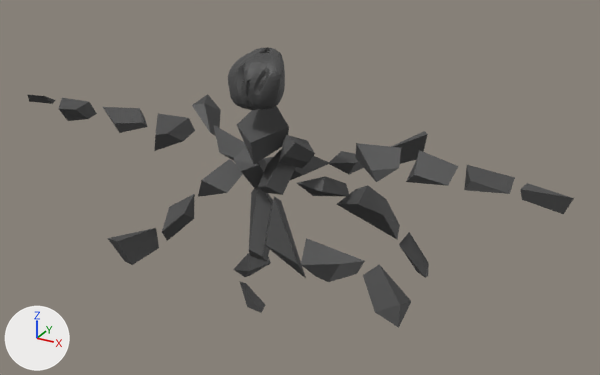
Before and after pictures for a commit that changed the glTF model avatar/LGTTB2.glb.
Both versions are drawn from a 50 mm lens placed at (2.31, -3.86, 2.92), pointed at (0.08, 0.18, 0.9). Lighting does not change. The marker at lower left points along +X, +Y and +Z.
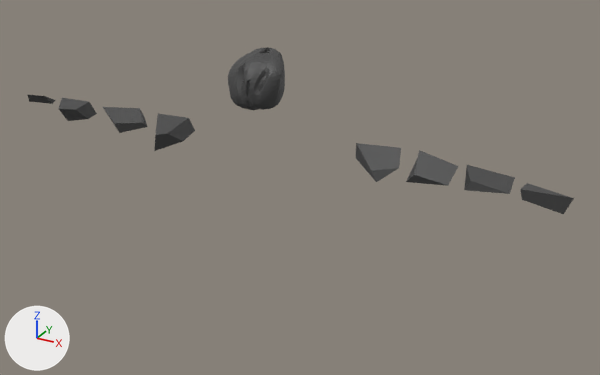
Pixel boxes [x1, y1, x2, y2] of what changed, in the pictures (600 x 375 px):
'Cube.001', deleted
    before: [107, 94, 429, 328]

The edits, one by one:
Object 'Cube.001' (ob_cube_001) is deleted.
